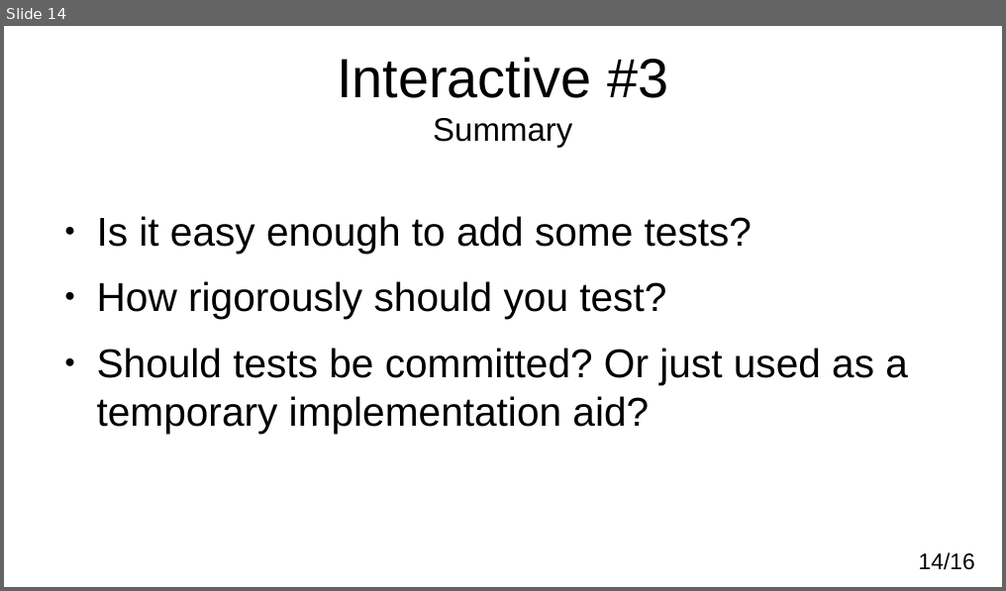
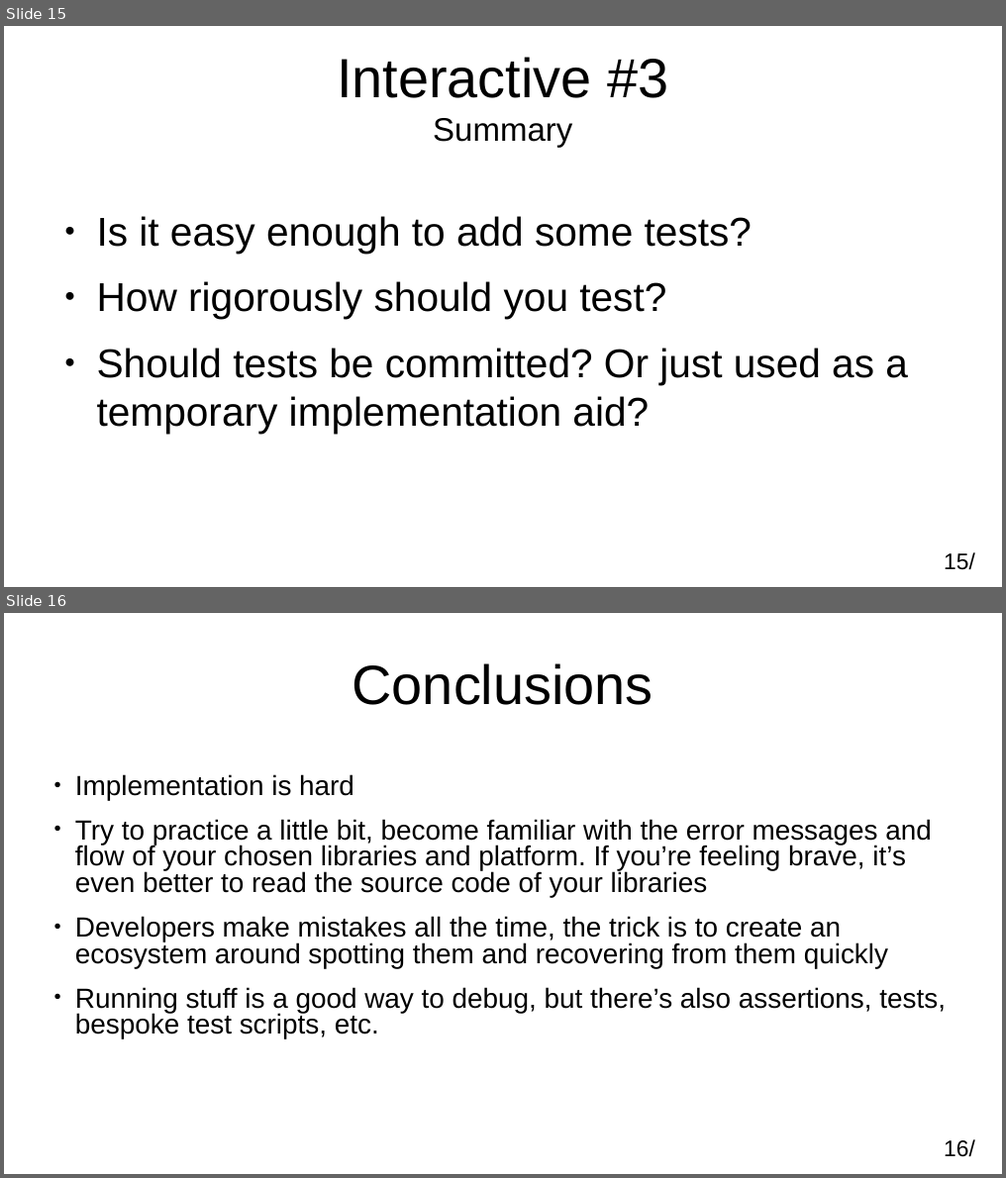
Before and after one commit to adamkewley/rse-meetups, a slide deck: 4_SoftwareImplementation/PresentationSlides.odp. Shown one above the other, each under a label of ours: slide 14 before the commit, slides 15 and 16 after it. The pictures are 1006x591 and 1006x1178 pixels, drawn with LibreOffice and Linux fonts; fonts in the diff are those of the drawing. Boxes give left, top, right and bottom in pixels: in the first picture for what was removed or moved away, otherwise in the second. Text is boxed around its words. In the diff, an @@ line names an element or a change of style, - is before the commit and + after.

```diff
--- a/4_SoftwareImplementation/PresentationSlides.odp
+++ b/4_SoftwareImplementation/PresentationSlides.odp
@@ slide 16 added at (4, 613, 1002, 1174), background #FFFFFF @@
@@ title added at (352, 663, 653, 705), 44 pt, text #000000 @@
+Conclusions
@@ text added at (75, 774, 945, 1040), 22 pt, text #000000 @@
+● Implementation is hard
+● Try to practice a little bit, become familiar with the error messages and flow of your chosen libraries and platform. If you’re feeling brave, it’s even better to read the source code of your libraries
+● Developers make mistakes all the time, the trick is to create an ecosystem around spotting them and recovering from them quickly
+● Running stuff is a good way to debug, but there’s also assertions, tests, bespoke test scripts, etc.
@@ page number added at (944, 1140, 975, 1157), 18 pt, text #000000 @@
+16/
@@ what was slide 14 is now slide 15 @@
@@ page number at (944, 553, 975, 570): text changed @@
-14/16
+15/
```
Also in this commit, not shown: 13 other slides changed, 2 other slides added, 2 slides removed, 2 other files.
